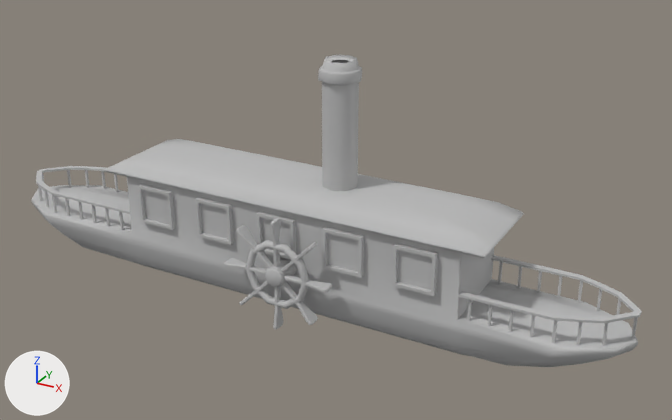
The FBX model Assets/StaticMeshes/Tonje/Steamboat.fbx, before and after one commit.
Camera for both pictures: a camera (50 mm lens) standing at (4.73, -7.57, 4.89) and looking at (0.53, 0.07, 1.08). Arrows for +X, +Y and +Z are at lower left; the lights stay in place. Where no turn or scale is listed for an object, it has been applied to the vertices.

In view in the first picture: 'SteamBoat', 'Wheel'.
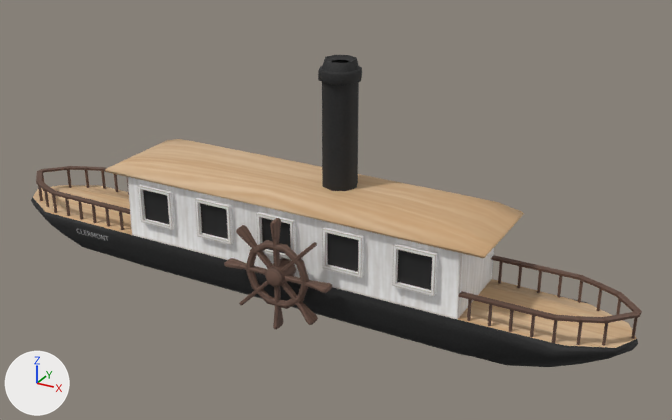
Location of each change, (x1, y1, x2, y2) in pixels of the pictures (672 x 420 px):
'SteamBoat', surface changed
    both: (31, 55, 642, 367)
'Wheel', surface changed (grey to brown)
    both: (224, 218, 332, 329)

Diff of the bpy script that builds the scene:
```diff
--- a/Assets/StaticMeshes/Tonje/Steamboat.fbx.py
+++ b/Assets/StaticMeshes/Tonje/Steamboat.fbx.py
@@ img_boattex_png @@
+img_boattex_png = load_image('BoatTEX.png', '_unpacked/BoatTEX.png', 2048, 2048, 'sRGB')
@@ mat_steamboatmat @@
 mat_steamboatmat = principled_material('SteamBoatMAT')
-mat_steamboatmat.base_color = (0.5, 0.5, 0.5)  # grey #bcbcbc
+mat_steamboatmat.texture = img_boattex_png
 mat_steamboatmat.roughness = 0.749
```
